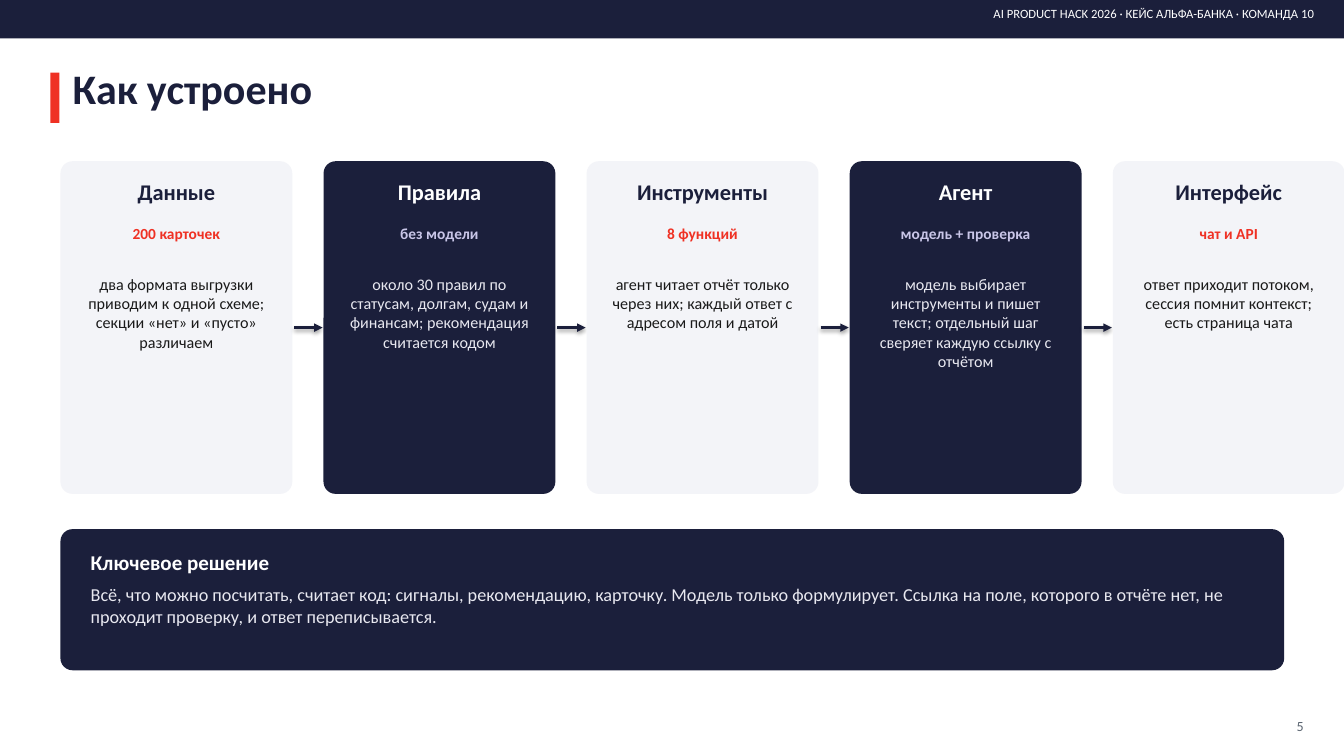
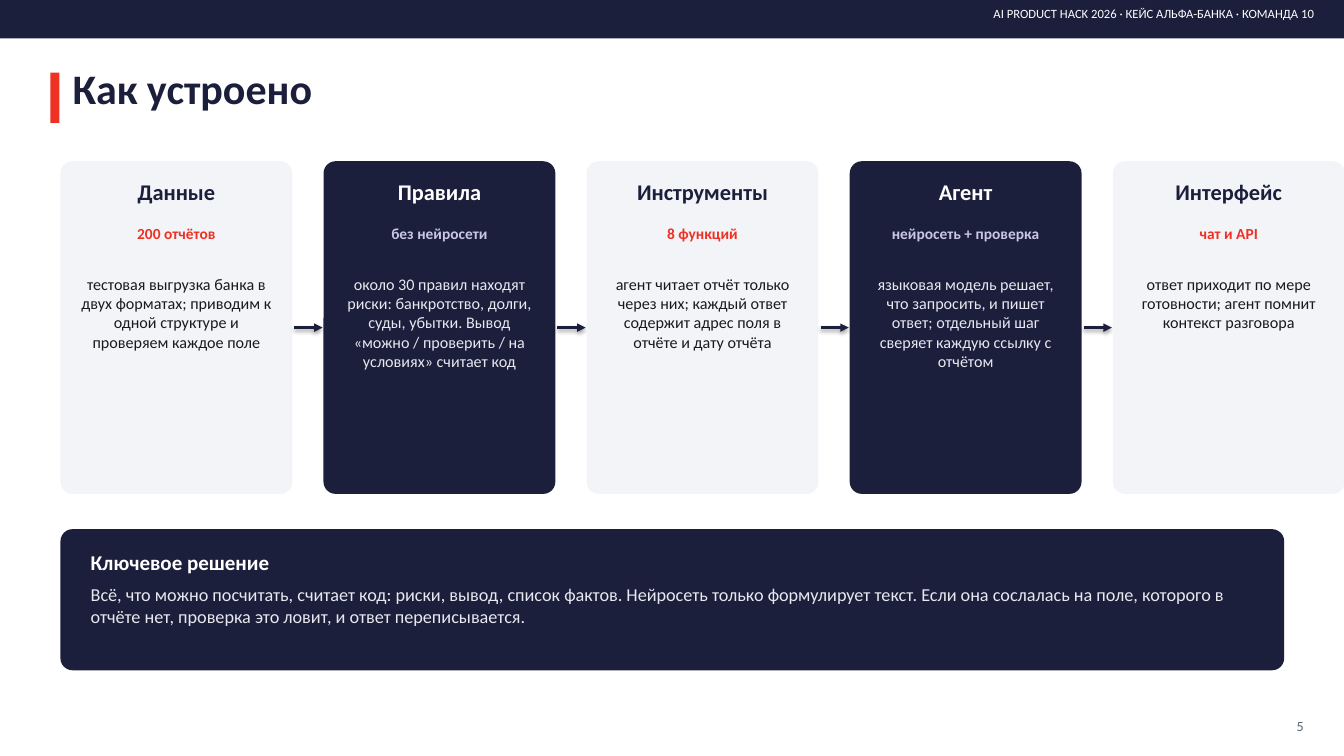
Before and after one commit to formalraindbow/contractor-agent, a slide deck: slide 5 of deliverables/interim/PRESENTATION_INTERIM.pptx. Drawn at 1344x756 pixels with LibreOffice and Linux fonts; fonts in the diff are those of the drawing. Boxes give left, top, right and bottom in pixels: in the first picture for what was removed or moved away, otherwise in the second. Text is boxed around its words. In the diff, an @@ line names an element or a change of style, - is before the commit and + after.

```diff
--- a/deliverables/interim/PRESENTATION_INTERIM.pptx
+++ b/deliverables/interim/PRESENTATION_INTERIM.pptx
@@ text at bbox=[137, 228, 215, 239]: text changed @@
-200 карточек
+200 отчётов
@@ text at bbox=[391, 228, 487, 242]: text changed @@
-без модели
+без нейросети
@@ text at bbox=[892, 228, 1040, 242]: text changed @@
-модель + проверка
+нейросеть + проверка
@@ text at bbox=[81, 279, 271, 351]: text changed @@
-два формата выгрузки приводим к одной схеме; секции «нет» и «пусто» различаем
+тестовая выгрузка банка в двух форматах; приводим к одной структуре и проверяем каждое поле
@@ text at bbox=[347, 279, 532, 370]: text changed @@
-около 30 правил по статусам, долгам, судам и финансам; рекомендация считается кодом
+около 30 правил находят риски: банкротство, долги, суды, убытки. Вывод «можно / проверить / на условиях» считает код
@@ text at bbox=[616, 279, 790, 351]: text changed @@
-агент читает отчёт только через них; каждый ответ с адресом поля и датой
+агент читает отчёт только через них; каждый ответ содержит адрес поля в отчёте и дату отчёта
@@ text at bbox=[878, 282, 1054, 367]: text changed @@
-модель выбирает инструменты и пишет текст; отдельный шаг сверяет каждую ссылку с отчётом
+языковая модель решает, что запросить, и пишет ответ; отдельный шаг сверяет каждую ссылку с отчётом
@@ text at bbox=[1142, 282, 1315, 331]: text changed @@
-ответ приходит потоком, сессия помнит контекст; есть страница чата
+ответ приходит по мере готовности; агент помнит контекст разговора
@@ text at bbox=[91, 588, 1224, 626]: text changed @@
-Всё, что можно посчитать, считает код: сигналы, рекомендацию, карточку. Модель только формулирует. Ссылка на поле, которого в отчёте нет, не проходит проверку, и ответ переписывается.
+Всё, что можно посчитать, считает код: риски, вывод, список фактов. Нейросеть только формулирует текст. Если она сослалась на поле, которого в отчёте нет, проверка это ловит, и ответ переписывается.
```
Also in this commit, not shown: 8 other slides changed, 1 slide added, 1 slide removed.
